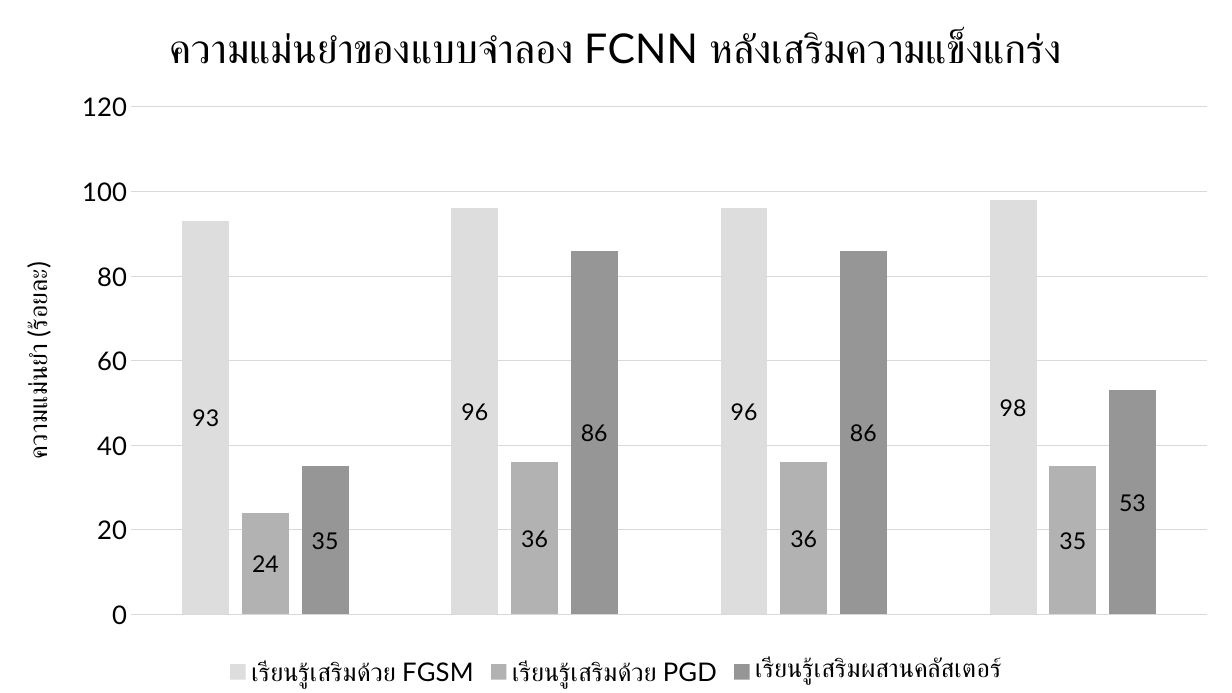
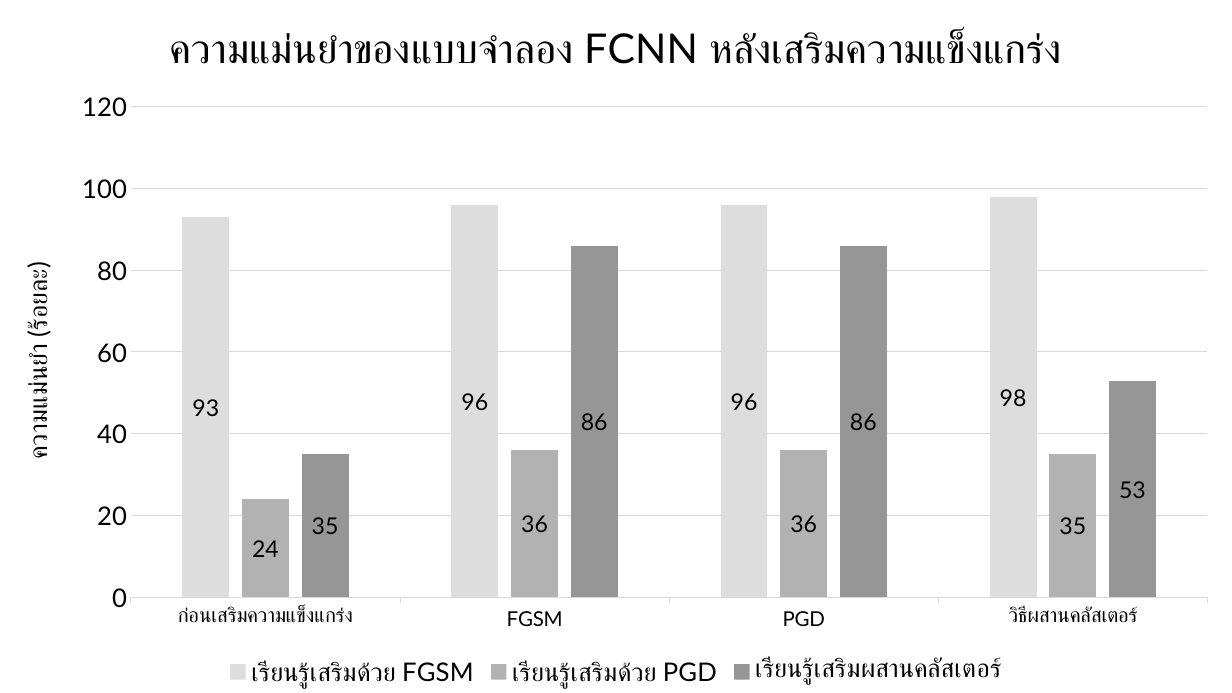
Before and after one commit to srakrnxKU/204495-report, a slide deck: slide 1 of images/fcnn-acc-after.pptx. Drawn at 1232x693 pixels with LibreOffice and Linux fonts; fonts in the diff are those of the drawing. Boxes give left, top, right and bottom in pixels: in the first picture for what was removed or moved away, otherwise in the second. Text is boxed around its words. In the diff, an @@ line names an element or a change of style, - is before the commit and + after.

```diff
--- a/images/fcnn-acc-after.pptx
+++ b/images/fcnn-acc-after.pptx
@@ column chart at (x1=0, y1=0, x2=1232, y2=693) @@
-categories: 1, 2, 3, 4
+categories: ก่อนเสริมความแข็งแกร่ง, FGSM, PGD, วิธีผสานคลัสเตอร์
@@ category axis changed @@
```
Also in this commit, not shown: 7 other files.
